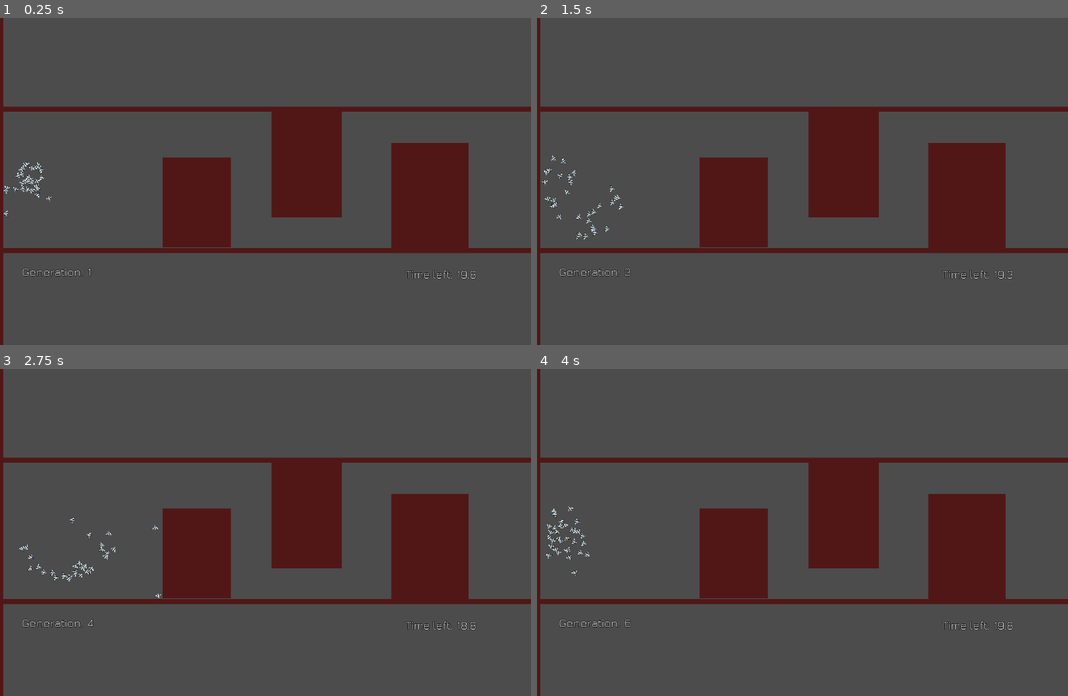
Above: before the commit, frames 1-4 (two rows, left to right).
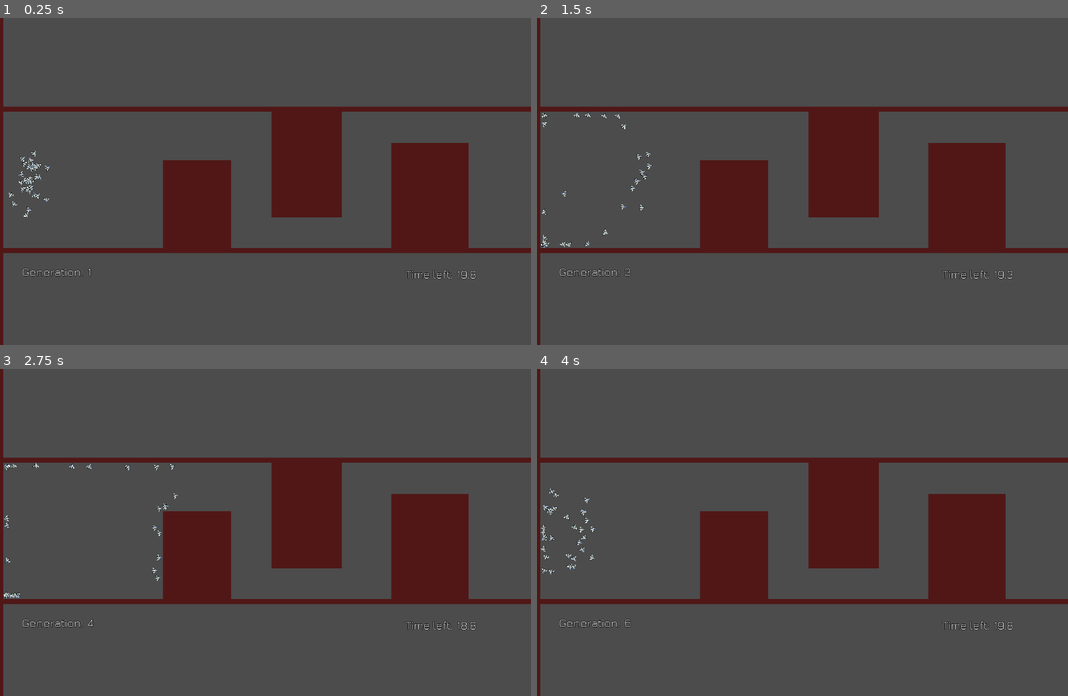
Above: after the commit, the same moments.

Repository: a0x77ry/plasmata
Game: Godot game, scene res://level1.tscn
The game is run twice, just before and just after one commit, with the same random seed, the same clock (stepped at 60 frames per second) and the same inputs.
Inputs:
- Up to frame 1 (0.25 s): no input
- Up to frame 2 (1.5 s): tap Enter (ui_accept) at 0.5, 0.77 s
- Up to frame 3 (2.75 s): tap Enter (ui_accept) at 1.52 s
- Up to frame 4 (4 s): tap Enter (ui_accept) at 3.02, 3.77 s

The runs differ from the first frame. In frame 1, 0.5% of the frame differs, in the area x 0-44%, y 40-71%; in frame 2, 0.7%; in frame 3, 0.6%; in frame 4, 0.7%, in the area x 0-44%, y 36-71%.

Commit message:
Minor changes

Diff:
--- a/level1.tscn
+++ b/level1.tscn
@@ -37,7 +37,7 @@
 collision_layer = 3
 
 [node name="Wall3" parent="." instance=ExtResource( 2 )]
-position = Vector2( 487, 327 )
+position = Vector2( 488, 334 )
 rotation = 1.5708
 scale = Vector2( 6.88, 11.122 )
 collision_layer = 3
--- a/scripts/agent.gd
+++ b/scripts/agent.gd
@@ -4,9 +4,9 @@
 # export (float) var rotation_speed = 3.0
 export (float) var speed = 70.0
 export (float) var rotation_speed = 1.5
-export (float) var speed_limit = 500.0
-export (float) var rotation_speed_limit = 10.0
-export (int) var number_of_hidden_nodes = 8
+export (float) var speed_limit = 400.0
+export (float) var rotation_speed_limit = 8.0
+export (int) var number_of_hidden_nodes = 6
 # export (int) var level_width = 1300
 # export (int) var level_height = 350
 
@@ -27,7 +27,7 @@
 var nn: NN
 var nn_activated_inputs = [
   "rotation",
-  "inverse_rotation",
+  # "inverse_rotation",
   "time_since_birth",
   "pos_x",
   "pos_y",
@@ -143,6 +143,7 @@
 
   # nn_rotation = clamp(nn_output["go_right"] - nn_output["go_left"], -4.0, 4.0)
   nn_rotation = clamp(nn_output["go_right"], -rotation_speed_limit, rotation_speed_limit)
+  # nn_rotation = 4.0 if nn_output["go_right"] > 0 else -4.0
   # nn_speed = nn_output["go_forward"] - nn_output["go_backward"]
   nn_speed = nn_output["go_forward"]
   var real_speed = clamp(nn_speed * speed, 0.0, speed_limit)
--- a/scripts/main.gd
+++ b/scripts/main.gd
@@ -3,7 +3,7 @@
 const NUMBER_OF_SELECTED := 10
 const MUTATION_RATE = 0.1
 const MUTATION_STANDARD_DEVIATION = 2.0
-const EXPECTED_MUTATED_GENES = 3.0
+const EXPECTED_MUTATED_GENES = 1.0
 const DEVIATION_FROM_PARENTS = 0.1
 
 var used_node_ids := []
@@ -117,6 +117,7 @@
           # print("Weight Mutated")
           # print("Original: %s" % link["weight"])
           link["weight"] = random.randfn(link["weight"], MUTATION_STANDARD_DEVIATION)
+          # link["weight"] = -link["weight"]
           # print("Mutated: %s" % link["weight"])
         if random.randf() < EXPECTED_MUTATED_GENES / float(genome["links"].size()):
           link["bias"] = random.randfn(link["bias"], MUTATION_STANDARD_DEVIATION)
--- a/scripts/neural_network.gd
+++ b/scripts/neural_network.gd
@@ -209,10 +209,13 @@
     source_node = _source_node
     target_node = _target_node
     weight = _weight
+    bias = _bias
 
     source_node.add_outgoing_link(self)
     target_node.add_incoming_link(self)
 
 
   func get_value():
-    return (source_node.get_value() * weight) + bias
+    var val = source_node.get_value()
+    # print("Val: %s, Weight: %s, Bias: %s" % [val, weight, bias])
+    return (val * weight) + bias
